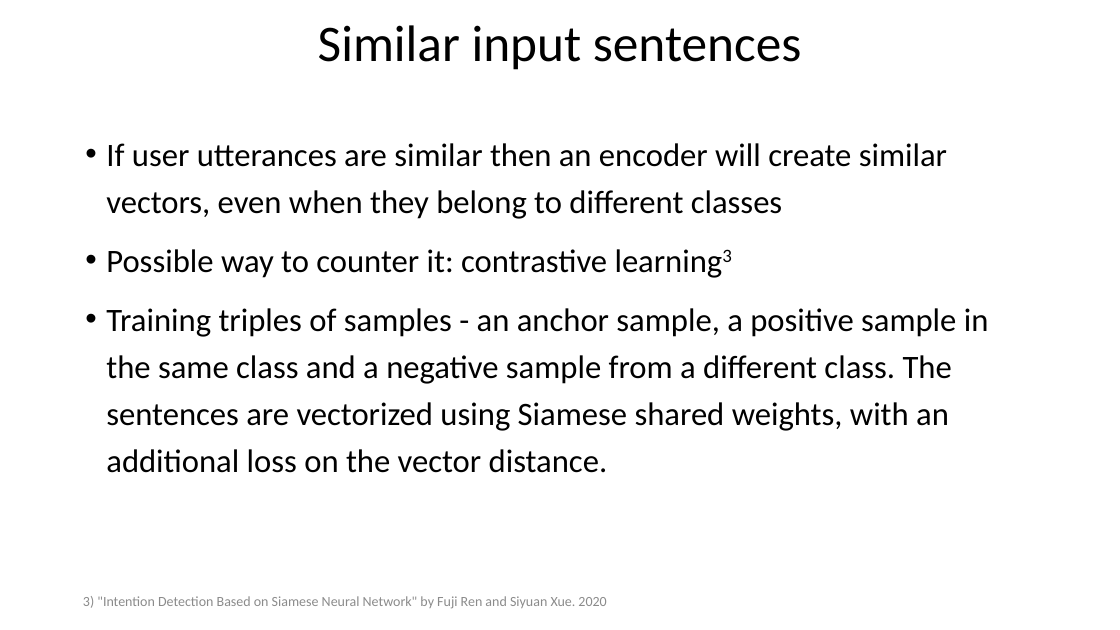
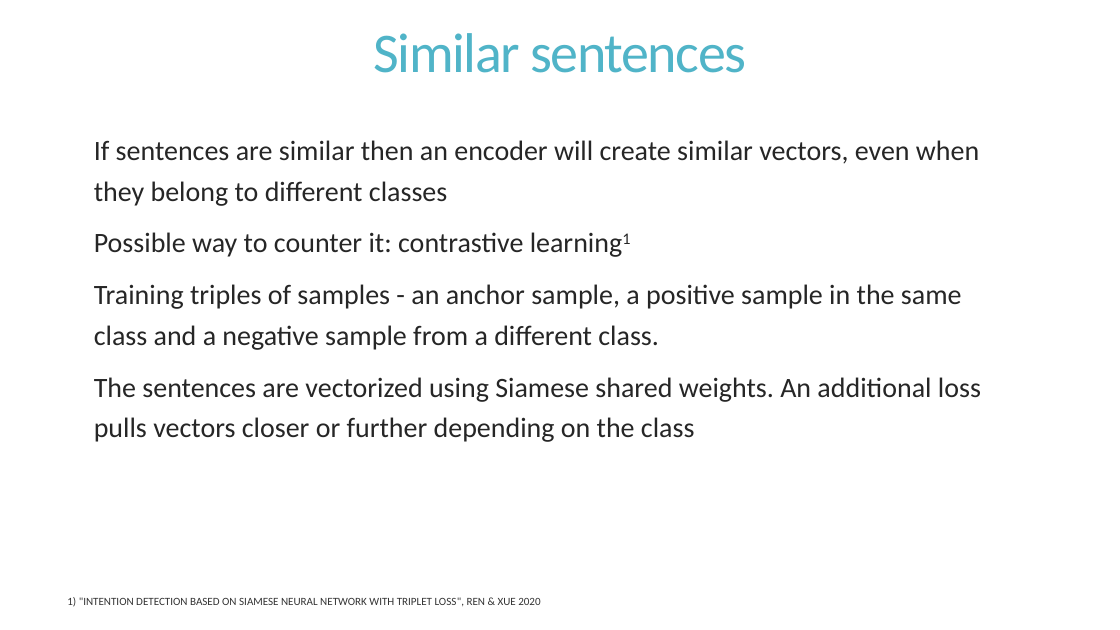
Before and after one commit to AndreaLK3/IntentRecognition, a slide deck: slide 14 of IntentDetectionAndTask.pptx (slide 12 before the commit). Drawn at 1120x630 pixels with LibreOffice and Linux fonts; fonts in the diff are those of the drawing. Boxes give left, top, right and bottom in pixels: in the first picture for what was removed or moved away, otherwise in the second. Text is boxed around its words. In the diff, an @@ line names an element or a change of style, - is before the commit and + after.

```diff
--- a/IntentDetectionAndTask.pptx
+++ b/IntentDetectionAndTask.pptx
@@ text at [373, 33, 746, 73]: text changed; size 44 to 48 pt; text colour #000000 to #50B4C8 @@
-Similar input sentences
+Similar sentences
@@ text at [94, 140, 981, 442]: text changed; size 28 to 24 pt; text colour #000000 to #262626 @@
-• If user utterances are similar then an encoder will create similar vectors, even when they belong to different classes
-• Possible way to counter it: contrastive learning3
-• Training triples of samples - an anchor sample, a positive sample in the same class and a negative sample from a different class. The sentences are vectorized using Siamese shared weights, with an additional loss on the vector distance.
+  If sentences are similar then an encoder will create similar vectors, even when they belong to different classes
+  Possible way to counter it: contrastive learning1
+  Training triples of samples - an anchor sample, a positive sample in the same class and a negative sample from a different class.
+  The sentences are vectorized using Siamese shared weights. An additional loss pulls vectors closer or further depending on the class
@@ text at [67, 597, 540, 607]: text changed; size 12 to 9.5 pt; text colour #8C8C8C to #000000 at 80% opacity @@
-3) "Intention Detection Based on Siamese Neural Network" by Fuji Ren and Siyuan Xue. 2020
+1) "INTENTION DETECTION BASED ON SIAMESE NEURAL NETWORK WITH TRIPLET LOSS", REN & XUE 2020
```
Also in this commit, not shown: 11 other slides changed, 3 slides added, 1 slide removed, 11 other files.
